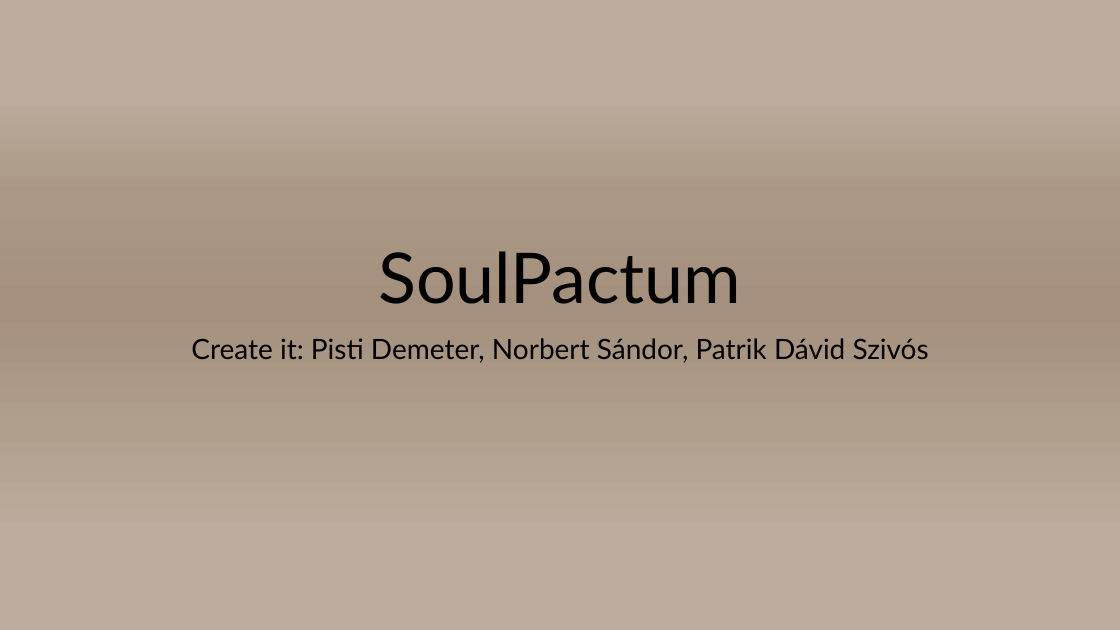
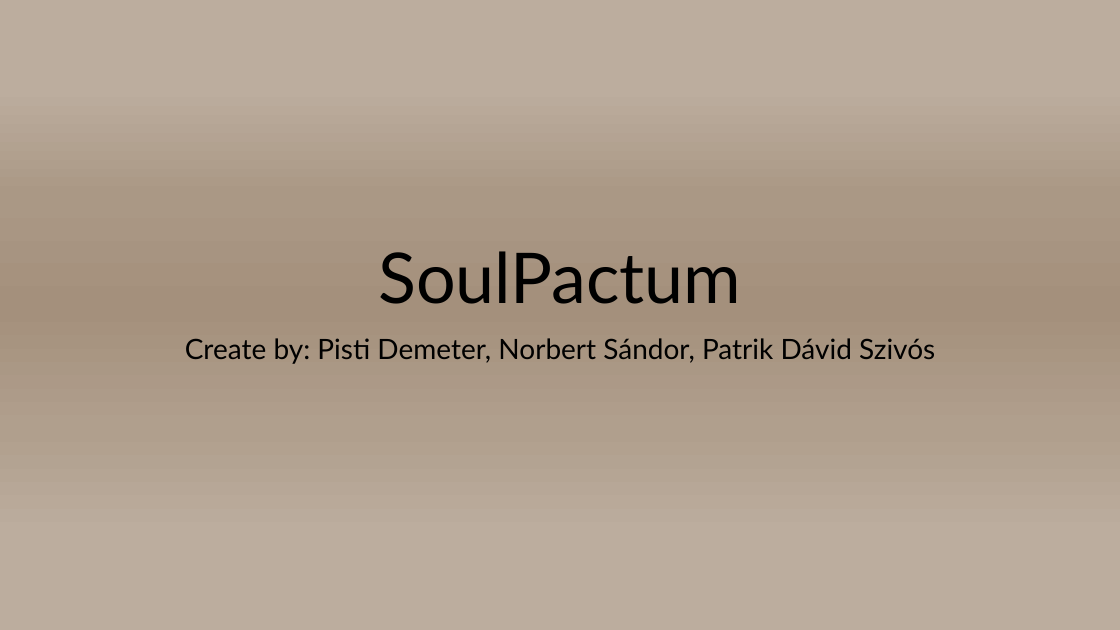
Before and after one commit to szpatrik0528/SoulPactum, a slide deck: slide 1 of Powerpoint/SoulPactum Webshop.pptx. Drawn at 1120x630 pixels with LibreOffice and Linux fonts; fonts in the diff are those of the drawing. Boxes give left, top, right and bottom in pixels: in the first picture for what was removed or moved away, otherwise in the second. Text is boxed around its words. In the diff, an @@ line names an element or a change of style, - is before the commit and + after.

```diff
--- a/Powerpoint/SoulPactum Webshop.pptx
+++ b/Powerpoint/SoulPactum Webshop.pptx
@@ subtitle at <box>185,338,935,364</box>: text changed @@
-Create it: Pisti Demeter, Norbert Sándor, Patrik Dávid Szivós
+Create by: Pisti Demeter, Norbert Sándor, Patrik Dávid Szivós
```
Also in this commit, not shown: 7 other slides changed, 1 slide added, 1 slide removed, 1 other file.
